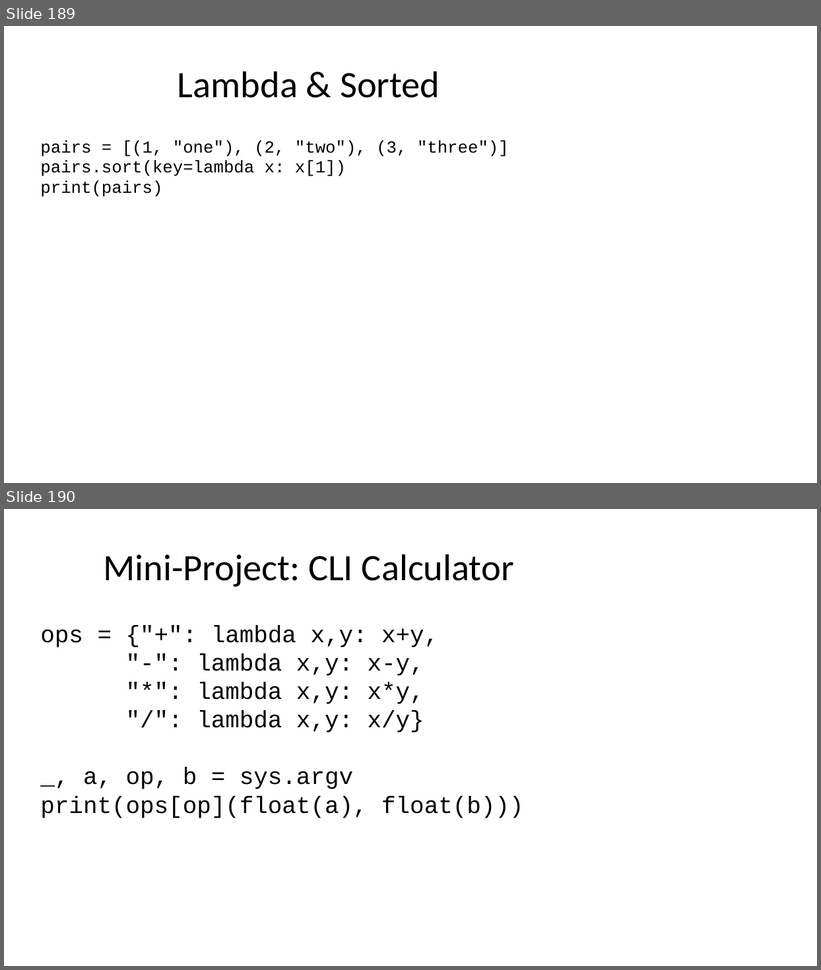
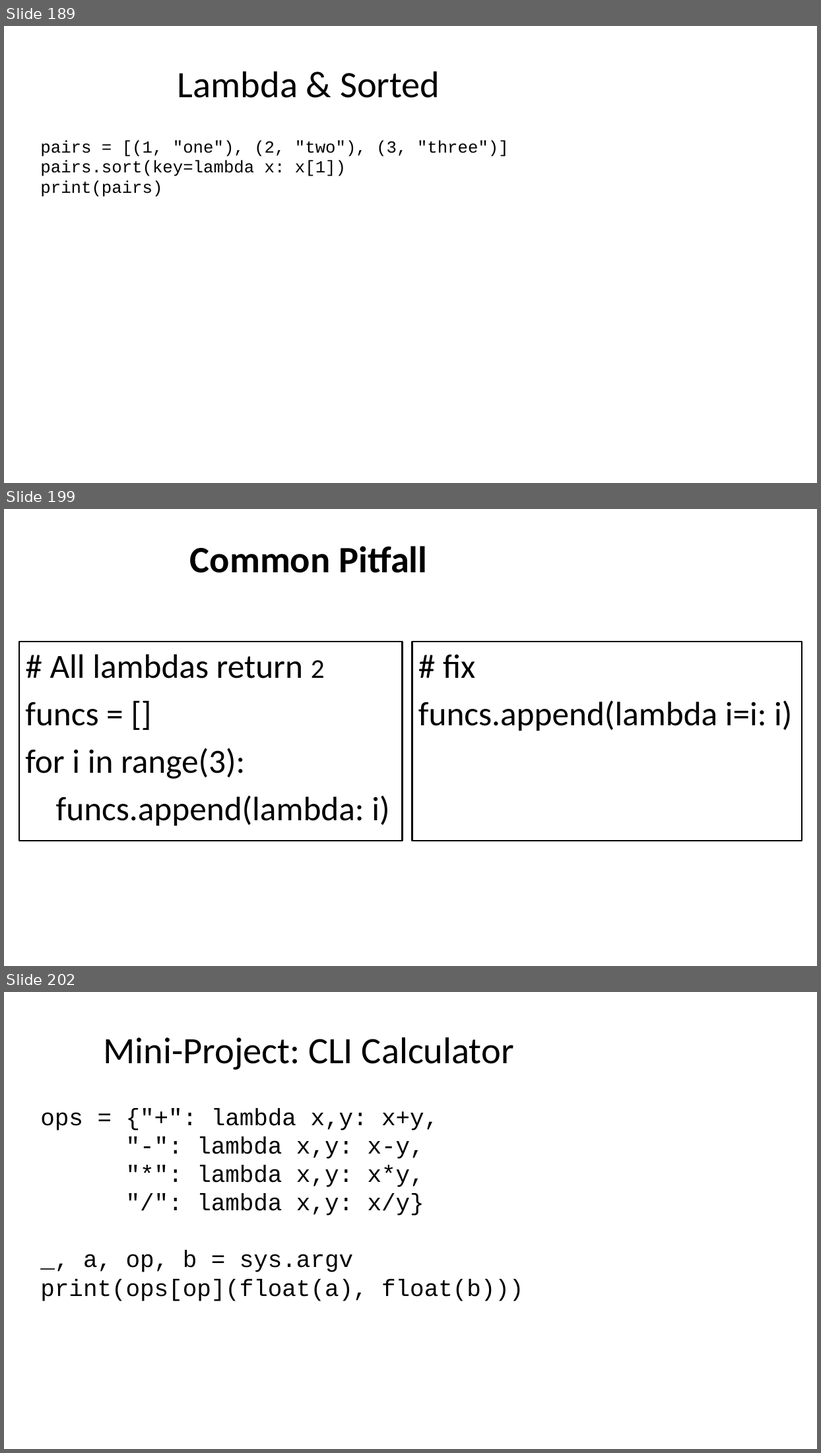
Before and after one commit to seanwhs/3-Day-Python-Crash-Course, a slide deck: Python_Crash_Course_2025.pptx. Shown one above the other, each under a label of ours: slides 189 and 190 before the commit, slides 189, 199 and 202 after it; the slides between them are not shown. The pictures are 821x970 and 821x1453 pixels, drawn with LibreOffice and Linux fonts; fonts in the diff are those of the drawing. Boxes give left, top, right and bottom in pixels: in the first picture for what was removed or moved away, otherwise in the second. Text is boxed around its words. In the diff, an @@ line names an element or a change of style, - is before the commit and + after.

```diff
--- a/Python_Crash_Course_2025.pptx
+++ b/Python_Crash_Course_2025.pptx
@@ slide 199 added at (x1=4, y1=509, x2=817, y2=966), background #FFFFFF @@
@@ title added at (x1=190, y1=546, x2=427, y2=573), 44 pt, text #000000, bold @@
+Common Pitfall
@@ text added at (x1=19, y1=642, x2=403, y2=842), fill #FFFFFF, outline #000000 2 pt, 40 pt, text #000000 @@
+# All lambdas return 2
+funcs = []
+for i in range(3):
+funcs.append(lambda: i)
@@ rectangle added at (x1=412, y1=642, x2=802, y2=842), fill #FFFFFF, outline #000000 2 pt, 40 pt, text #000000 @@
+# fix
+funcs.append(lambda i=i: i)
@@ what was slide 190 is now slide 202 @@
```
Also in this commit, not shown: 11 other slides added.
